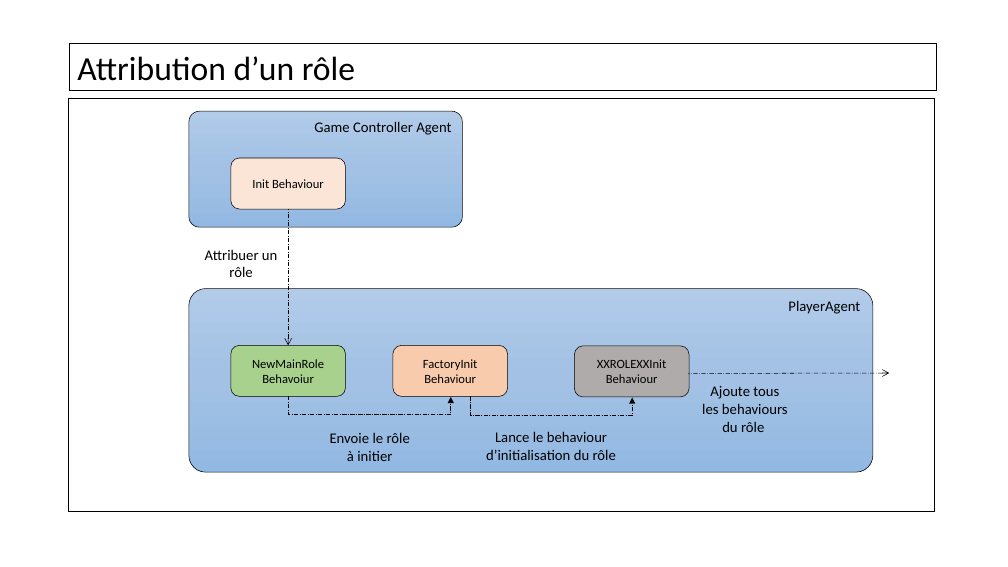
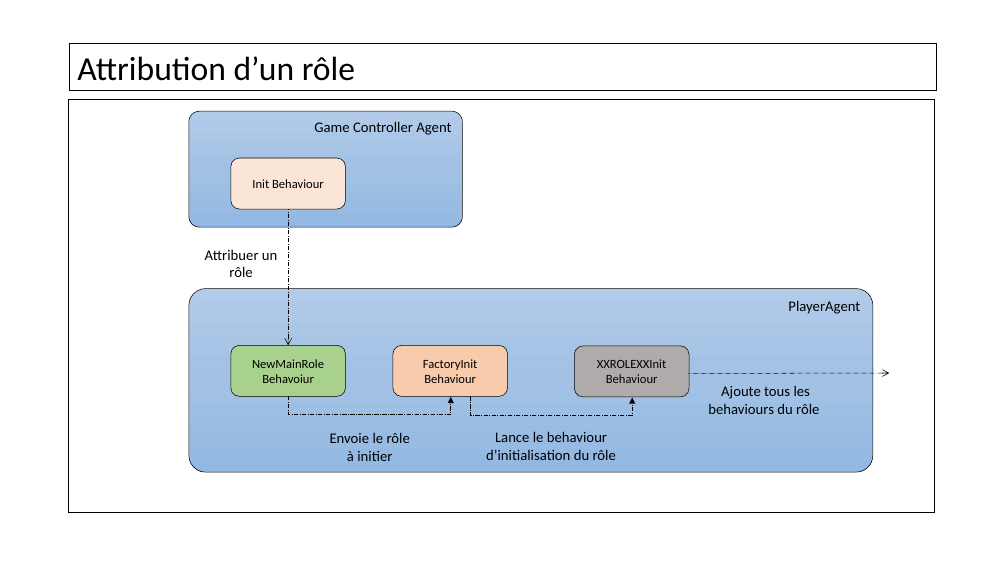
Before and after one commit to konamdav/Loup-Garou, a slide deck: slide 8 of Soutenance.pptx. Drawn at 1008x567 pixels with LibreOffice and Linux fonts; fonts in the diff are those of the drawing; background and template pictures are left out. Boxes give left, top, right and bottom in pixels: in the first picture for what was removed or moved away, otherwise in the second. Text is boxed around its words. In the diff, an @@ line names an element or a change of style, - is before the commit and + after.

```diff
--- a/Soutenance.pptx
+++ b/Soutenance.pptx
@@ text "Ajoute tous les behaviours du ..." rewrapped from box(702, 386, 788, 432) to box(708, 385, 819, 414) @@
```
Also in this commit, not shown: 4 other slides changed, 7 other files.
